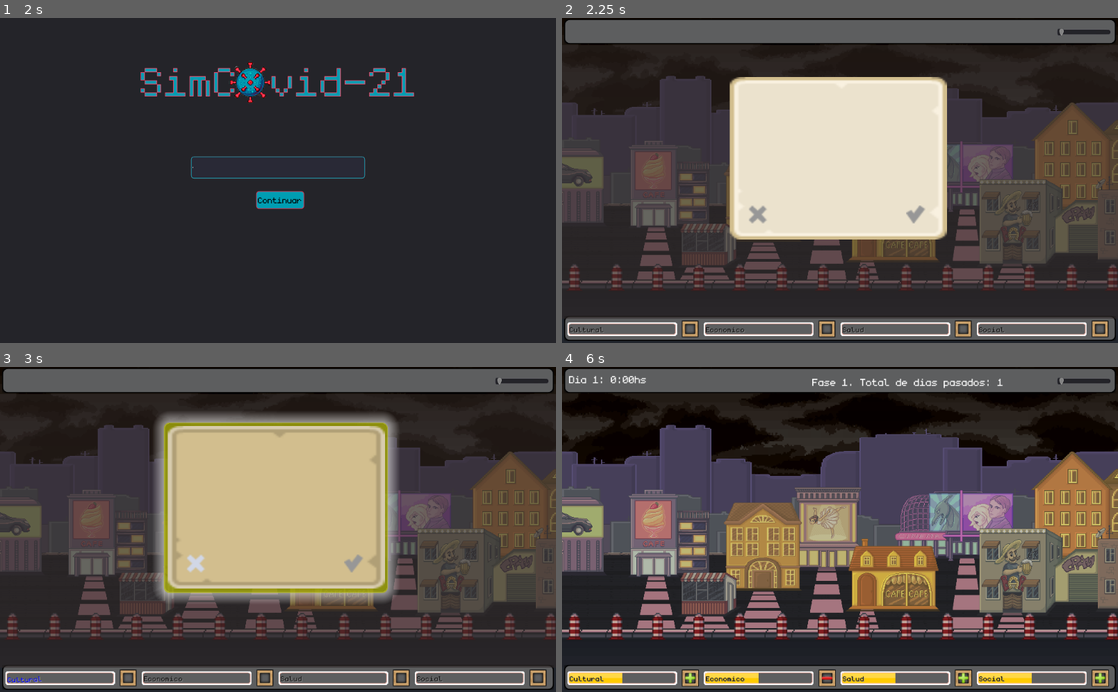
Above: before the commit, frames 1-4 (two rows, left to right).
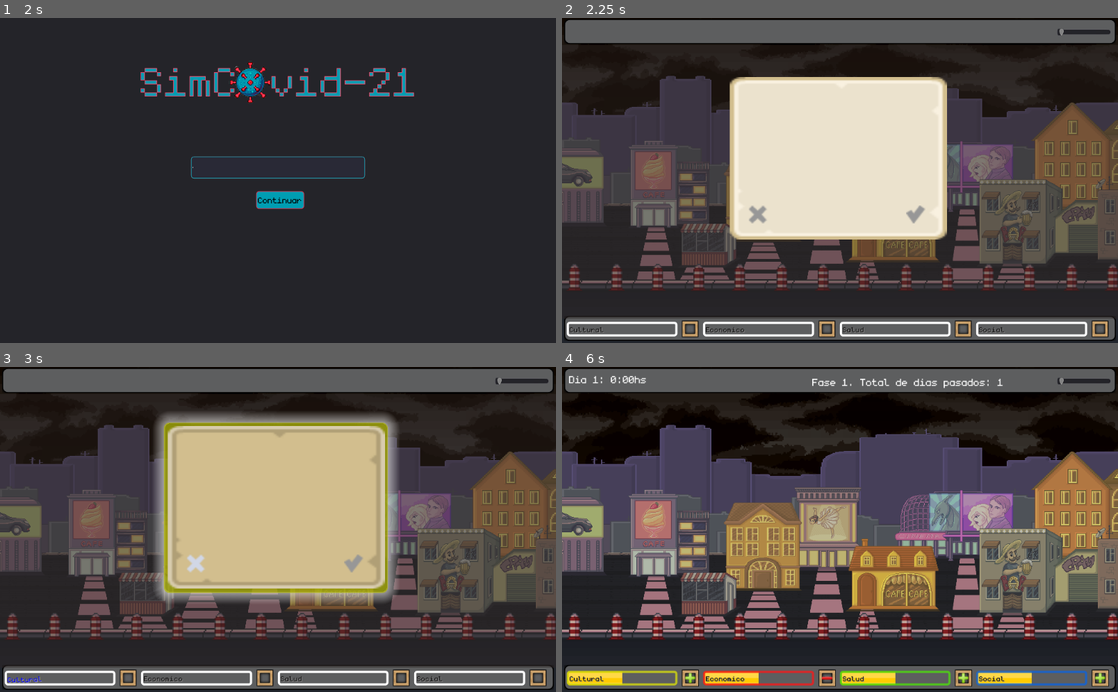
Above: after the commit, the same moments.

Repository: compumundohipermegaredUNQ/SimCovid-21
Game: Godot game, scene res://Main.tscn
The game is run twice, just before and just after one commit, with the same random seed, the same clock (stepped at 60 frames per second) and the same inputs. Video files are missing from this copy of the repository; at most half a second of black plays in their place.
Inputs (mouse positions are in pixels of both pictures, inside the frame that each line leads up to):
- Up to frame 1 (2 s): click "Comenzar" at 0.5 s; click (278, 167) at 1.27 s; type "12" at 1.35 s
- Up to frame 2 (2.25 s): click "Continuar" at 2 s
- Up to frame 3 (3 s): click (194, 565) at 2.75 s
- Up to frame 4 (6 s): click (917, 565) at 3.5 s; click (756, 565) at 4.25 s; click (917, 565) at 5 s; click (756, 565) at 5.75 s

Frame 1 is identical in both runs. In frame 2, 0.8% of the frame differs, in the area x 0-95%, y 93-99%; in frame 3, 0.8%; in frame 4, 1.5%.

Commit message:
Agrego colores a las barras * La animacion está comentada

Diff:
--- a/src/Bar/HealthBar.gd
+++ b/src/Bar/HealthBar.gd
@@ -14,15 +14,23 @@
 var positive = preload("res://assets/Bar/checkbox2_example.png")
 var negative = preload("res://assets/Bar/checkbox3_example.png")
 
+const colors = {
+	"Economico": Color(1, 0.090196, 0.090196, 0.75),
+	"Salud": Color(0.30508, 0.886719, 0.040699, 0.75),
+	"Social": Color(0.040699, 0.391004, 0.886719, 0.75),
+	"Cultural": Color(0.860281, 0.886719, 0.040699, 0.75)
+}
+
 export (float) var multiplier = 0
 export (String) var label = ""
 export (float) var percentage = 1
 
-#onready var healthbar = $HealthBar
 onready var healthbar_textlabel = $HealthBarLabel
 onready var healthbar = $ProgressBar
 onready var good_event_decider = GoodEventDecider
 onready var box = $TextureRect
+onready var bar_boder = $BarBorder
+onready var animation = $AnimationPlayer
 
 var global_clock
 var speed_multiplier
@@ -31,6 +39,7 @@
 var fase_attempt = true
 
 func initialize(timer:Timer, clock:Node2D, deck_multiplier, main_node, city):
+	bar_boder.modulate = colors[healthbar_textlabel.text]
 	good_event_decider.set_timer(timer)
 	speed_multiplier = 1
 	multiplier = deck_multiplier
@@ -131,12 +140,19 @@
 	else:
 		box.texture = positive
 
+func _play_animation():
+	animation.play("shine")
+
+func _stop_animation():
+	animation.stop()
 
 func change_textlabel():
+#	_play_animation()
 	healthbar_textlabel.clear()
 	healthbar_textlabel.append_bbcode("[wave amp=25 freq=10][color=blue]"+label+"[/color][/wave]")
 
 func update_state():
+#	_stop_animation()
 	healthbar_textlabel.set_text(label)
 
 func reset_remaining_attempts():
--- a/src/Bar/HealthBar.tscn
+++ b/src/Bar/HealthBar.tscn
@@ -1,13 +1,43 @@
-[gd_scene load_steps=6 format=2]
+[gd_scene load_steps=7 format=2]
 
 [ext_resource path="res://src/Bar/HealthBar.gd" type="Script" id=1]
 [ext_resource path="res://assets/Fonts/monogram.ttf" type="DynamicFontData" id=2]
-[ext_resource path="res://assets/Bar/bar_border.png" type="Texture" id=3]
 [ext_resource path="res://assets/Bar/checkbox_example.png" type="Texture" id=4]
 
 [sub_resource type="DynamicFont" id=1]
 size = 20
 font_data = ExtResource( 2 )
+
+[sub_resource type="StyleBoxFlat" id=2]
+bg_color = Color( 1, 1, 1, 1 )
+draw_center = false
+border_width_left = 4
+border_width_top = 4
+border_width_right = 4
+border_width_bottom = 4
+border_color = Color( 1, 1, 1, 1 )
+corner_radius_top_left = 5
+corner_radius_top_right = 5
+corner_radius_bottom_right = 5
+corner_radius_bottom_left = 5
+shadow_color = Color( 1, 1, 1, 0 )
+shadow_size = 6
+
+[sub_resource type="Animation" id=3]
+resource_name = "shine"
+loop = true
+tracks/0/type = "value"
+tracks/0/path = NodePath("BarBorder:custom_styles/panel:shadow_color")
+tracks/0/interp = 1
+tracks/0/loop_wrap = true
+tracks/0/imported = false
+tracks/0/enabled = true
+tracks/0/keys = {
+"times": PoolRealArray( 0, 0.5, 1 ),
+"transitions": PoolRealArray( 1, 1, 1 ),
+"update": 0,
+"values": [ Color( 1, 1, 1, 0 ), Color( 1, 1, 1, 1 ), Color( 1, 1, 1, 0 ) ]
+}
 
 [node name="HealthBar" type="Control"]
 anchor_top = -0.001
@@ -37,7 +67,6 @@
 size_flags_vertical = 3
 step = 0.001
 value = 50.0
-texture_over = ExtResource( 3 )
 tint_under = Color( 0.027451, 0, 0, 1 )
 nine_patch_stretch = true
 __meta__ = {
@@ -76,3 +105,20 @@
 __meta__ = {
 "_edit_use_anchors_": false
 }
+
+[node name="BarBorder" type="Panel" parent="."]
+anchor_left = 0.009
+anchor_top = 0.139
+anchor_right = 0.822
+anchor_bottom = 0.862
+margin_left = -1.196
+margin_top = -1.004
+margin_right = 0.432007
+margin_bottom = 0.968
+custom_styles/panel = SubResource( 2 )
+__meta__ = {
+"_edit_use_anchors_": false
+}
+
+[node name="AnimationPlayer" type="AnimationPlayer" parent="."]
+anims/shine = SubResource( 3 )
--- a/src/Bar/HealthBarGroup.tscn
+++ b/src/Bar/HealthBarGroup.tscn
@@ -5,7 +5,6 @@
 [ext_resource path="res://assets/Bar/BoxStyle.tres" type="StyleBox" id=3]
 [ext_resource path="res://src/Bar/FaseContainer.tscn" type="PackedScene" id=4]
 [ext_resource path="res://src/Bar/ClockContainer.tscn" type="PackedScene" id=5]
-
 
 [node name="HealthBarGroup" type="Control"]
 anchor_right = 1.0
@@ -56,22 +55,22 @@
 anchor_bottom = 0.0
 margin_left = 0.0
 margin_top = 0.0
-margin_right = 500.0
+margin_right = 449.0
 margin_bottom = 35.0
 
 [node name="FaseContainer" parent="TopPanel/HBoxContainer" instance=ExtResource( 4 )]
 anchor_top = 0.0
 anchor_right = 0.0
 anchor_bottom = 0.0
-margin_left = 503.0
+margin_left = 452.0
 margin_top = 0.0
-margin_right = 1003.0
+margin_right = 901.0
 margin_bottom = 35.0
 
 [node name="HSlider" type="HSlider" parent="TopPanel/HBoxContainer"]
-margin_left = 868.0
-margin_right = 999.0
-margin_bottom = 33.0
+margin_left = 904.0
+margin_right = 1003.0
+margin_bottom = 35.0
 size_flags_horizontal = 11
 size_flags_vertical = 1
 size_flags_stretch_ratio = 0.22
@@ -160,5 +159,4 @@
 multiplier = -0.5
 label = "Social"
 percentage = 0.2
-
 [connection signal="value_changed" from="TopPanel/HBoxContainer/HSlider" to="." method="_on_HSlider_value_changed"]
--- a/src/Card/CardBase.tscn
+++ b/src/Card/CardBase.tscn
@@ -11,7 +11,7 @@
 [ext_resource path="res://assets/Card/iconCross_grey.png" type="Texture" id=9]
 
 [sub_resource type="StyleBoxFlat" id=1]
-bg_color = Color( 0.188235, 0.160784, 0.160784, 0.580392 )
+bg_color = Color( 0.188235, 0.160784, 0.160784, 0.458824 )
 
 [sub_resource type="StyleBoxFlat" id=2]
 bg_color = Color( 1, 1, 1, 1 )
@@ -75,10 +75,11 @@
 
 [node name="Panel" type="Panel" parent="."]
 show_behind_parent = true
+anchor_top = 0.05
 anchor_right = 1.0
-anchor_bottom = 1.0
-margin_top = 50.0
-margin_bottom = -45.0
+anchor_bottom = 0.95
+margin_top = 20.0
+margin_bottom = -15.0
 custom_styles/panel = SubResource( 1 )
 __meta__ = {
 "_edit_use_anchors_": false
@@ -213,7 +214,6 @@
 __meta__ = {
 "_edit_use_anchors_": false
 }
-
 [connection signal="pressed" from="TextureRect/XButton" to="." method="_on_XButton_pressed"]
 [connection signal="ready" from="TextureRect/XButton" to="." method="_on_XButton_ready"]
 [connection signal="pressed" from="TextureRect/CheckButton" to="." method="_on_CheckButton_pressed"]
